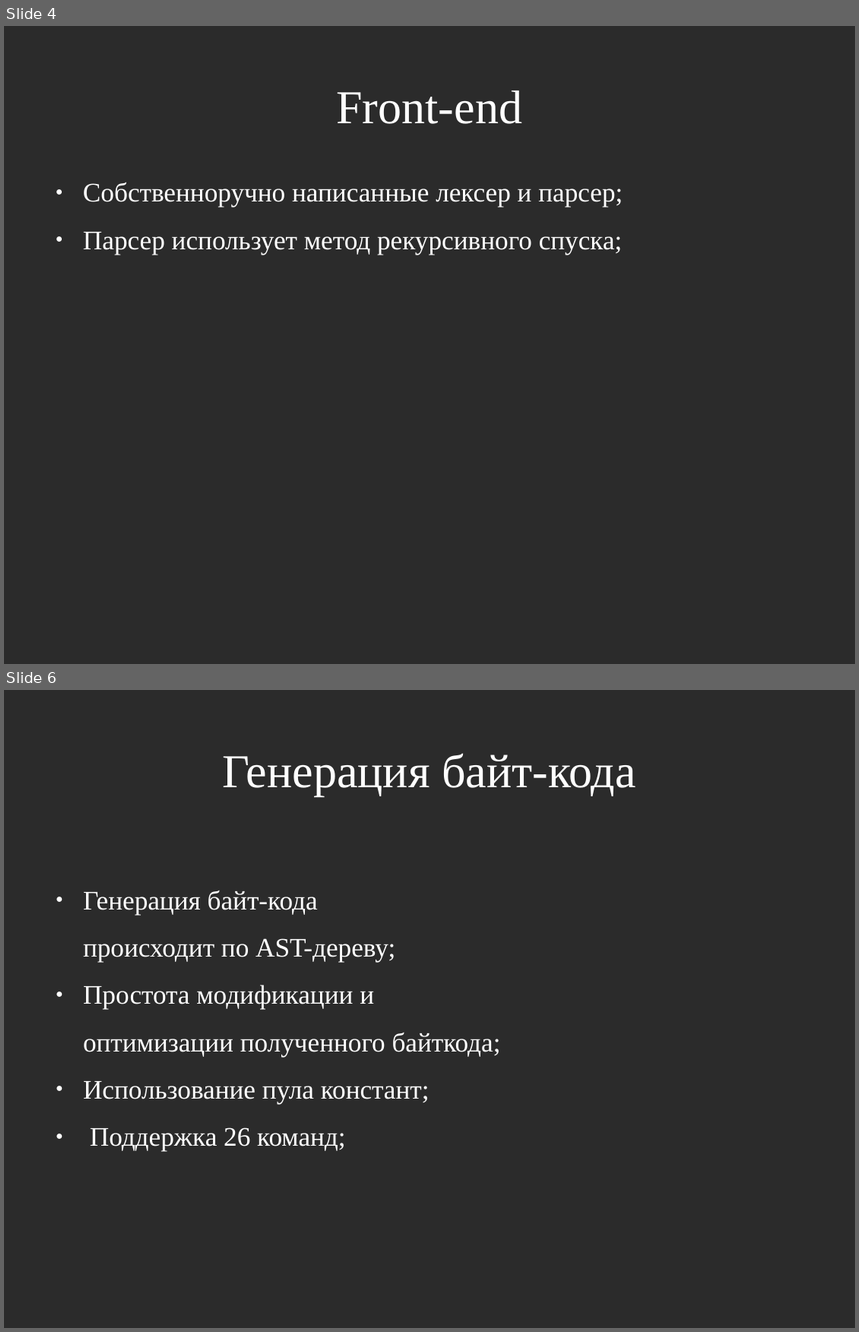
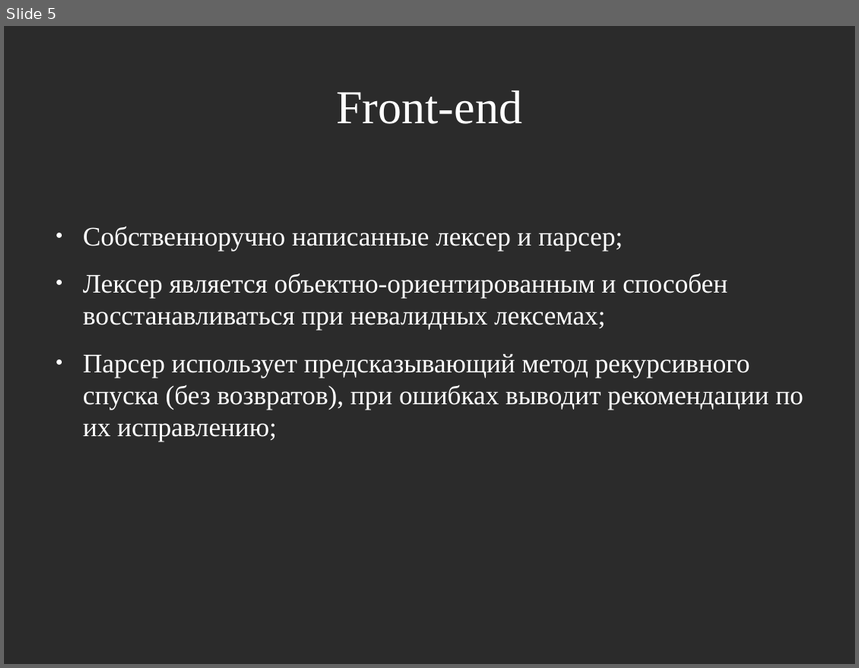
Before and after one commit to masyagin1998/GCI, a slide deck: docs/presentation.odp. Shown one above the other, each under a label of ours: slides 4 and 6 before the commit, slide 5 after it; the slides between them are not shown. The pictures are 859x1332 and 859x668 pixels, drawn with LibreOffice and Linux fonts; fonts in the diff are those of the drawing; background and template pictures are left out; a plain dark background stands for a picture behind light text. Boxes give left, top, right and bottom in pixels: in the first picture for what was removed or moved away, otherwise in the second. Text is boxed around its words. In the diff, an @@ line names an element or a change of style, - is before the commit and + after.

```diff
--- a/docs/presentation.odp
+++ b/docs/presentation.odp
@@ slide 6 removed at (4, 690, 855, 1328), background picture (left out) @@
@@ title removed at (223, 753, 636, 796) @@
-Генерация байт-кода
@@ text removed at (83, 891, 501, 1151) @@
-● Генерация байт-кода
-происходит по AST-дереву;
-● Простота модификации и
-оптимизации полученного байткода;
-● Использование пула констант;
-● Поддержка 26 команд;
@@ what was slide 4 is now slide 5 @@
@@ slide 5 changed as well @@
@@ text "Собственноручно написанные лексер и парсер;": place and size @@
-text "Собственноручно написанные лексер и парсер;" at (83, 182, 623, 255)
+text "Собственноручно написанные лексер и парсер;" at (83, 226, 804, 442)
@@ text at (83, 274, 804, 442): text changed @@
-● Парсер использует метод рекурсивного спуска;
+● Лексер является объектно-ориентированным и способен восстанавливаться при невалидных лексемах;
+● Парсер использует предсказывающий метод рекурсивного спуска (без возвратов), при ошибках выводит рекомендации по их исправлению;
```
Also in this commit, not shown: 4 other slides changed, 6 slides added, 6 other slides removed, 38 other files.
